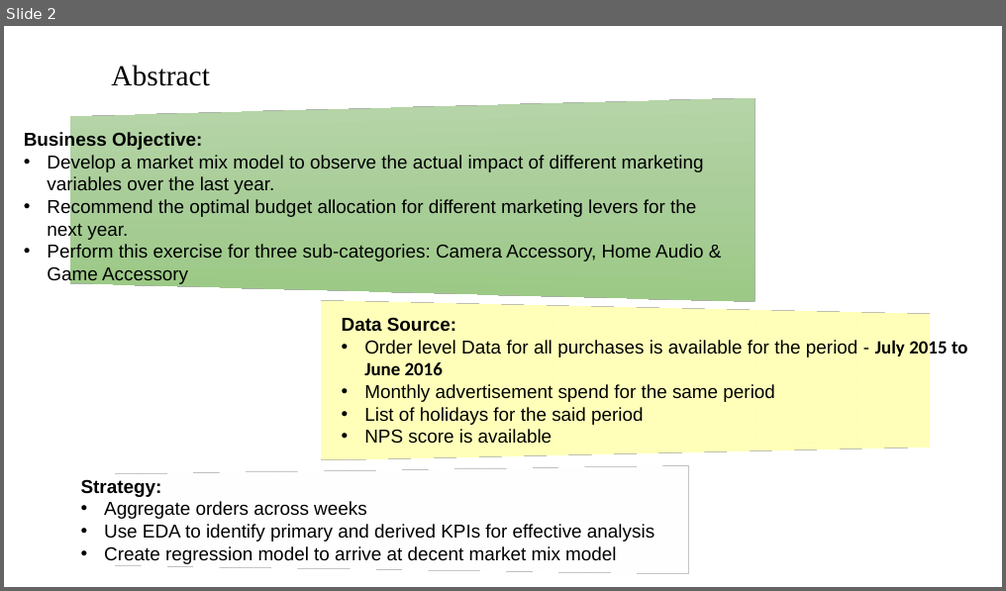
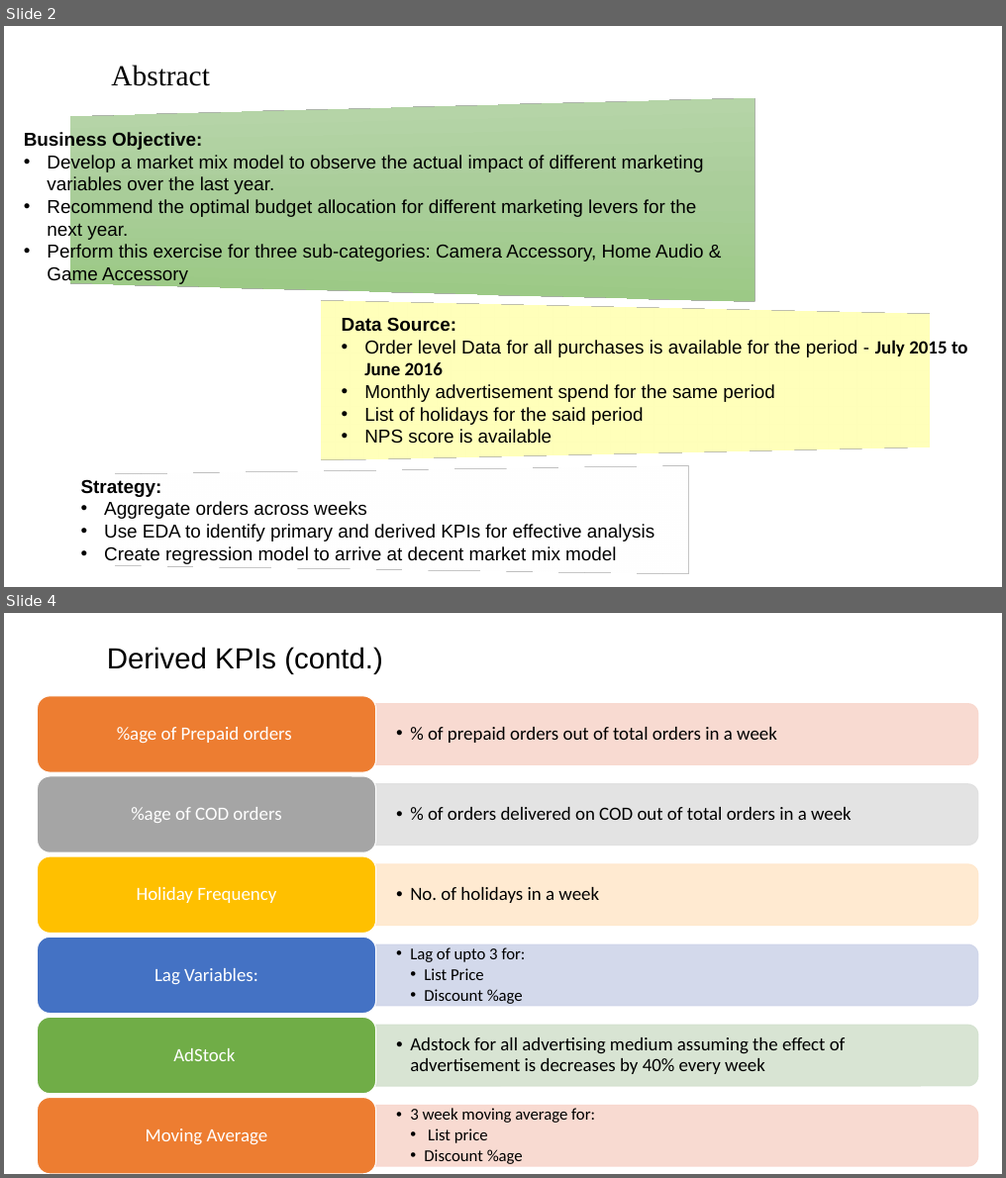
Before and after one commit to Nikhil-Srivastava29/PGDDS, a slide deck: Capstone-Project/Market Mix Modelling.pptx. Shown one above the other, each under a label of ours: slide 2 before the commit, slides 2 and 4 after it; the slides between them are not shown. The pictures are 1006x591 and 1006x1178 pixels, drawn with LibreOffice and Linux fonts; fonts in the diff are those of the drawing; background and template pictures are left out. Boxes give left, top, right and bottom in pixels: in the first picture for what was removed or moved away, otherwise in the second. Text is boxed around its words. In the diff, an @@ line names an element or a change of style, - is before the commit and + after.

```diff
--- a/Capstone-Project/Market Mix Modelling.pptx
+++ b/Capstone-Project/Market Mix Modelling.pptx
@@ slide 4 added at bbox=[4, 613, 1002, 1174], background #FFFFFF @@
@@ title added at bbox=[107, 647, 383, 673], 28 pt, text #000000 @@
+Derived KPIs (contd.)
@@ group added at bbox=[37, 696, 978, 1174]: 12 texts, 6 round same rects, 6 rounded rectangles @@
+  • % of prepaid orders out of total orders in a week
+%age of Prepaid orders
+  • % of orders delivered on COD out of total orders in a week
+%age of COD orders
+  • No. of holidays in a week
+Holiday Frequency
+  • Lag of upto 3 for:
+    • List Price
+    • Discount %age
+Lag Variables:
+  • Adstock for all advertising medium assuming the effect of advertisement is decreases by 40% every week
+AdStock
+  • 3 week moving average for:
+    • List price
+    • Discount %age
+Moving Average
```
Also in this commit, not shown: 1 slide changed.
